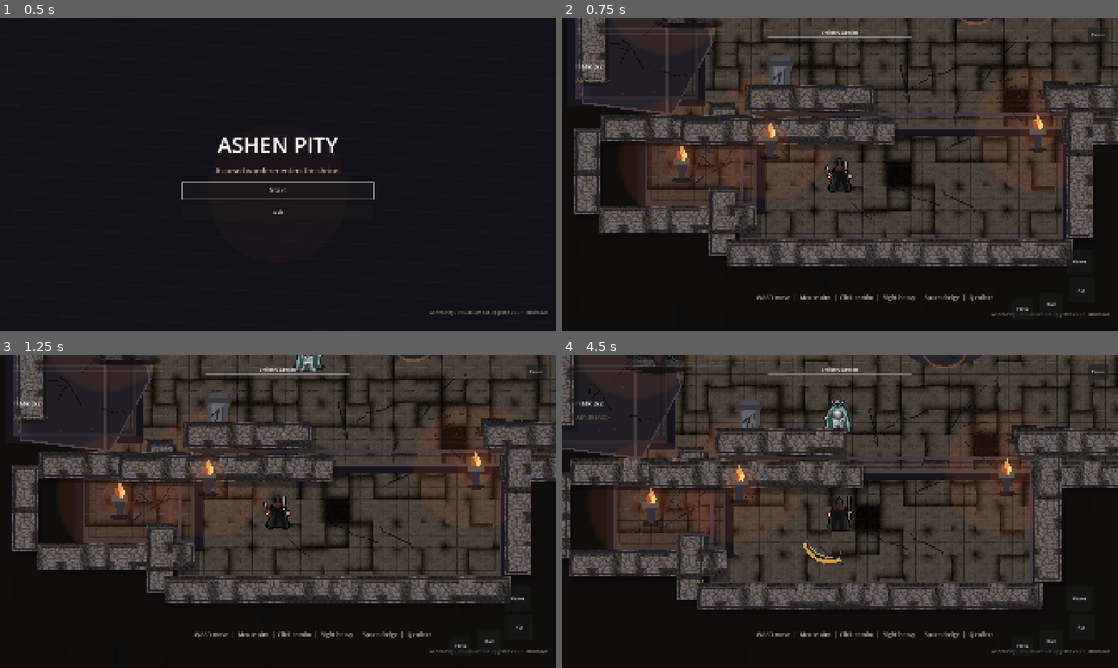
Above: before the commit, frames 1-4 (two rows, left to right).
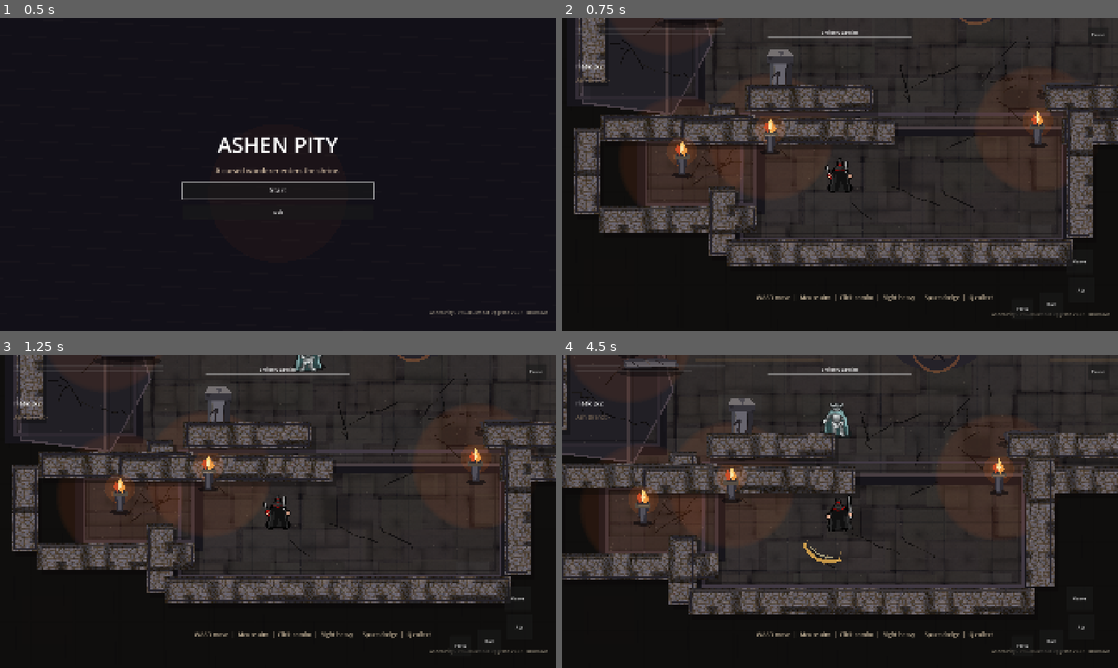
Above: after the commit, the same moments.

Repository: Seifeldin02/AshenPity
Game: Godot game, scene res://scenes/boot/Boot.tscn
Two runs of this game, one before a commit and one after it. Both use one fixed random seed, a clock stepped at 60 frames per second and the inputs below.
Inputs (mouse positions are in pixels of both pictures, inside the frame that each line leads up to):
- Up to frame 1 (0.5 s): no input
- Up to frame 2 (0.75 s): click "Start" at 0.5 s
- Up to frame 3 (1.25 s): no input
- Up to frame 4 (4.5 s): click "Atk" at 1.25 s; move the mouse to (962, 495) at 2.02 s; hold D (move_right) 2.03-2.75 s; tap Q (collect) at 2.1 s; click (962, 495) at 2.17 s; tap Space (dodge) at 2.3 s; drag from (728, 527) to (862, 508) at 2.77 s; move the mouse to (895, 442) at 3.52 s; hold D (move_right) 3.53-4.25 s; right-click (895, 442) at 3.6 s; click (895, 442) at 3.8 s; drag from (812, 574) to (834, 445) at 4.27 s

Frame 1 is identical in both runs. In frame 2, 8.5% of the frame differs, in the area x 3-100%, y 0-71%; in frame 3, 8.5%; in frame 4, 33%, in the area x 0-100%, y 0-83%.

Commit message:
feat: deepen combat feel and naturalize shrine

Diff:
--- a/scripts/autoload/GameBalance.gd
+++ b/scripts/autoload/GameBalance.gd
@@ -2,9 +2,9 @@
 
 const PLAYER_MAX_HEALTH := 100.0
 const PLAYER_MAX_STAMINA := 100.0
-const PLAYER_MOVE_SPEED := 372.0
-const PLAYER_ACCELERATION := 3200.0
-const PLAYER_DECELERATION := 3600.0
+const PLAYER_MOVE_SPEED := 398.0
+const PLAYER_ACCELERATION := 4300.0
+const PLAYER_DECELERATION := 4700.0
 const PLAYER_ATTACK_COST := 18.0
 const PLAYER_HEAVY_COST := 34.0
 const PLAYER_COLLECT_COST := 22.0
@@ -24,18 +24,26 @@
 const PLAYER_COLLECT_WINDUP_TIME := 0.05
 const PLAYER_COLLECT_ACTIVE_TIME := 0.16
 const PLAYER_COLLECT_RECOVERY_TIME := 0.12
-const PLAYER_ATTACK_BUFFER_WINDOW := 0.11
+const PLAYER_ATTACK_BUFFER_WINDOW := 0.13
 const PLAYER_HEAVY_BUFFER_WINDOW := 0.10
-const PLAYER_DODGE_SPEED := 790.0
-const PLAYER_DODGE_TIME := 0.27
-const PLAYER_DODGE_INVULN_TIME := 0.18
+const PLAYER_DODGE_SPEED := 900.0
+const PLAYER_DODGE_TIME := 0.245
+const PLAYER_DODGE_INVULN_TIME := 0.155
 const PLAYER_PERFECT_DODGE_WINDOW := 0.16
-const PLAYER_DODGE_RECOVERY := 0.09
+const PLAYER_DODGE_RECOVERY := 0.065
+const PLAYER_DODGE_CANCEL_AFTER := 0.055
+const PLAYER_DODGE_ATTACK_BUFFER_WINDOW := 0.045
+const PLAYER_PERFECT_DODGE_STAMINA_RESTORE := 18.0
 const PLAYER_HEAL_AMOUNT := 38.0
 const PLAYER_HEAL_TIME := 0.75
-const PLAYER_STAMINA_REGEN := 62.0
-const PLAYER_STAMINA_REGEN_DELAY := 0.30
+const PLAYER_STAMINA_REGEN := 78.0
+const PLAYER_STAMINA_REGEN_DELAY := 0.24
 const PLAYER_HURT_TIME := 0.22
+const COUNTER_HIT_DAMAGE_MULTIPLIER := 1.22
+const COUNTER_HIT_STAGGER_MULTIPLIER := 1.45
+const REAR_HIT_DAMAGE_MULTIPLIER := 1.16
+const REAR_HIT_STAGGER_BONUS := 0.55
+const RECOVERY_PUNISH_STAGGER_BONUS := 0.35
 
 const ENEMY_MAX_HEALTH := 86.0
 const HOUND_MAX_HEALTH := 58.0
@@ -61,7 +69,7 @@
 		"name": "light_1",
 		"windup": 0.07,
 		"active": 0.09,
-		"recovery": 0.13,
+		"recovery": 0.115,
 		"damage": 20.0,
 		"stagger": 1.0,
 		"stamina": 14.0,
@@ -75,7 +83,7 @@
 		"name": "light_2",
 		"windup": 0.08,
 		"active": 0.10,
-		"recovery": 0.15,
+		"recovery": 0.13,
 		"damage": 24.0,
 		"stagger": 1.15,
 		"stamina": 16.0,
@@ -89,7 +97,7 @@
 		"name": "light_3",
 		"windup": 0.10,
 		"active": 0.12,
-		"recovery": 0.21,
+		"recovery": 0.18,
 		"damage": 34.0,
 		"stagger": 1.55,
 		"stamina": 20.0,
@@ -97,7 +105,7 @@
 		"range": 78.0,
 		"width": 108.0,
 		"height": 56.0,
-		"lunge": 190.0
+		"lunge": 215.0
 	}
 ]
 
@@ -105,7 +113,7 @@
 	"name": "heavy",
 	"windup": 0.22,
 	"active": 0.16,
-	"recovery": 0.27,
+	"recovery": 0.24,
 	"damage": 52.0,
 	"stagger": 3.0,
 	"stamina": PLAYER_HEAVY_COST,
@@ -113,7 +121,7 @@
 	"range": 86.0,
 	"width": 116.0,
 	"height": 70.0,
-	"lunge": 105.0
+	"lunge": 135.0
 }
 
 const COLLECT_ATTACK := {
--- a/scripts/enemies/ShrineGuardian.gd
+++ b/scripts/enemies/ShrineGuardian.gd
@@ -41,6 +41,7 @@
 var _died_emitted := false
 var _rng := RandomNumberGenerator.new()
 var _elite_attack_flip := false
+var _ai_time := 0.0
 
 func _ready() -> void:
 	add_to_group("enemies")
@@ -54,6 +55,7 @@
 
 
 func _physics_process(delta: float) -> void:
+	_ai_time += delta
 	if player == null:
 		var players := get_tree().get_nodes_in_group("player")
 		if not players.is_empty():
@@ -84,6 +86,17 @@
 	var stagger := float(hit.get("stagger", 1.0))
 	var knockback_force := float(hit.get("knockback", 180.0))
 	var kind := str(hit.get("kind", "light"))
+	var hit_direction: Vector2 = hit.get("direction", (global_position - source_position).normalized())
+	var is_counter := state == EnemyState.WINDUP
+	var is_rear_hit := hit_direction.length() > 0.01 and hit_direction.normalized().dot(facing.normalized()) > 0.52
+	if is_counter:
+		damage *= GameBalance.COUNTER_HIT_DAMAGE_MULTIPLIER
+		stagger *= GameBalance.COUNTER_HIT_STAGGER_MULTIPLIER
+	if is_rear_hit:
+		damage *= GameBalance.REAR_HIT_DAMAGE_MULTIPLIER
+		stagger += GameBalance.REAR_HIT_STAGGER_BONUS
+	if state == EnemyState.RECOVERY:
+		stagger += GameBalance.RECOVERY_PUNISH_STAGGER_BONUS
 	health = maxf(health - damage, 0.0)
 	health_changed.emit(health, max_health)
 	_stagger_meter += stagger
@@ -94,7 +107,10 @@
 		brand_changed.emit(ash_branded, collect_ready)
 	if visual.has_method("trigger_flash"):
 		visual.trigger_flash()
-	_play_audio("heavy_hit" if kind == "heavy" or kind == "collect" else "light_hit", -7.0)
+	if is_counter or is_rear_hit:
+		_play_audio("armor_hit", -6.5)
+	else:
+		_play_audio("heavy_hit" if kind == "heavy" or kind == "collect" else "light_hit", -7.0)
 	if health <= 0.0:
 		_die()
 	elif _stagger_meter >= float(_config["stagger_threshold"]):
@@ -207,6 +223,12 @@
 	var desired := to_player.normalized() * float(_config["move_speed"])
 	if enemy_kind == "archer" and to_player.length() < 260.0:
 		desired = -to_player.normalized() * float(_config["move_speed"])
+	elif enemy_kind == "guardian" and to_player.length() < 260.0:
+		var tangent := to_player.normalized().orthogonal() * sin(_ai_time * 4.8 + global_position.x * 0.01)
+		desired = (to_player.normalized() + tangent * 0.28).normalized() * float(_config["move_speed"])
+	elif enemy_kind == "hound" and to_player.length() < 190.0:
+		var tangent_hound := to_player.normalized().orthogonal() * signf(sin(_ai_time * 8.0 + global_position.y * 0.02))
+		desired = (to_player.normalized() * 0.85 + tangent_hound * 0.32).normalized() * float(_config["move_speed"])
 	velocity = velocity.move_toward(desired, 760.0 * delta)
 
 
@@ -321,6 +343,7 @@
 	_hit_targets.clear()
 	_knockback = Vector2.ZERO
 	_died_emitted = false
+	_ai_time = 0.0
 	modulate = Color.WHITE
 	attack_area.monitoring = false
 	collision_shape.disabled = false
--- a/scripts/enemies/ShrineGuardianVisual.gd
+++ b/scripts/enemies/ShrineGuardianVisual.gd
@@ -93,8 +93,9 @@
 		_draw_brand()
 	if state_name == "windup":
 		_draw_telegraph()
-	draw_set_transform(Vector2(0, bob), 0.0, Vector2(flip, 1.0))
-	_draw_texture_centered(sprite, Vector2.ZERO, _sprite_scale(), tint)
+	var scale_value := _sprite_scale() * _body_scale()
+	draw_set_transform(Vector2(0, bob), _body_rotation(flip), Vector2(flip * scale_value.x, scale_value.y))
+	_draw_texture_centered(sprite, Vector2.ZERO, Vector2.ONE, tint)
 	draw_set_transform(Vector2.ZERO, 0.0, Vector2.ONE)
 	if state_name == "active":
 		_draw_swing()
@@ -129,12 +130,39 @@
 
 func _bob_offset() -> float:
 	if state_name == "chase" or state_name == "patrol":
-		return sin(_time * 13.0) * (3.0 if enemy_kind != "bell_bearer" else 2.0)
+		var pace := 18.0 if enemy_kind == "hound" else 12.0
+		return sin(_time * pace) * (3.0 if enemy_kind != "bell_bearer" else 2.0)
 	if state_name == "stagger":
 		return sin(_time * 40.0) * 3.0
 	if state_name == "windup":
 		return -3.0
 	return sin(_time * 4.0) * 1.5
+
+
+func _body_rotation(flip: float) -> float:
+	if state_name == "chase" or state_name == "patrol":
+		var pace := 18.0 if enemy_kind == "hound" else 12.0
+		return sin(_time * pace) * (0.040 if enemy_kind == "hound" else 0.024) * flip
+	if state_name == "windup":
+		return -0.10 * flip
+	if state_name == "active":
+		return 0.12 * flip
+	if state_name == "stagger":
+		return sin(_time * 42.0) * 0.09
+	return 0.0
+
+
+func _body_scale() -> Vector2:
+	if state_name == "chase" or state_name == "patrol":
+		var stride: float = abs(sin(_time * (18.0 if enemy_kind == "hound" else 12.0)))
+		return Vector2(1.0 + stride * 0.025, 1.0 - stride * 0.020)
+	if state_name == "windup":
+		return Vector2(0.96, 1.06)
+	if state_name == "active":
+		return Vector2(1.08, 0.95)
+	if state_name == "stagger":
+		return Vector2(1.05, 0.96)
+	return Vector2.ONE
 
 
 func _draw_shadow() -> void:
--- a/scripts/player/PlayerController.gd
+++ b/scripts/player/PlayerController.gd
@@ -30,6 +30,7 @@
 
 var _state_timer := 0.0
 var _state_duration := 0.0
+var _elapsed_in_state := 0.0
 var _regen_delay := 0.0
 var _roll_direction := Vector2.RIGHT
 var _attack_direction := Vector2.RIGHT
@@ -99,6 +100,8 @@
 		return false
 	_perfect_dodge_used = true
 	branded_enemy = enemy
+	stamina = minf(stamina + GameBalance.PLAYER_PERFECT_DODGE_STAMINA_RESTORE, GameBalance.PLAYER_MAX_STAMINA)
+	stamina_changed.emit(stamina, GameBalance.PLAYER_MAX_STAMINA)
 	if enemy.has_method("apply_ash_brand"):
 		enemy.apply_ash_brand(self)
 	collect_ready = enemy.get("collect_ready") if enemy != null else false
@@ -111,6 +114,7 @@
 
 func _tick_state(delta: float, move_input: Vector2) -> void:
 	_state_timer -= delta
+	_elapsed_in_state = maxf(_state_duration - _state_timer, 0.0)
 	match state:
 		PlayerState.IDLE, PlayerState.MOVE:
 			_handle_actions(move_input)
@@ -130,6 +134,9 @@
 				attack_area.monitoring = false
 				_set_state(PlayerState.ATTACK_RECOVERY, float(_current_attack["recovery"]))
 		PlayerState.ATTACK_RECOVERY:
+			if _dodge_pressed() and _elapsed_in_state >= GameBalance.PLAYER_DODGE_CANCEL_AFTER and CombatMathUtil.can_spend_stamina(stamina, GameBalance.PLAYER_DODGE_COST):
+				_start_dodge(move_input)
+				return
 			_capture_attack_buffer()
 			velocity = velocity.move_toward(Vector2.ZERO, GameBalance.PLAYER_DECELERATION * delta)
 			if _state_timer <= 0.0:
@@ -153,6 +160,16 @@
 				_set_state(PlayerState.DODGE_RECOVERY, GameBalance.PLAYER_DODGE_RECOVERY)
 		PlayerState.DODGE_RECOVERY:
 			velocity = velocity.move_toward(Vector2.ZERO, GameBalance.PLAYER_DECELERATION * delta)
+			if _state_timer <= GameBalance.PLAYER_DODGE_ATTACK_BUFFER_WINDOW:
+				if _action_collect_pressed() and _can_start_collect():
+					_start_collect()
+					return
+				if _action_attack_pressed() and _can_start_light():
+					_start_light_attack()
+					return
+				if _action_heavy_pressed() and _can_start_heavy():
+					_start_heavy_attack()
+					return
 			if _state_timer <= 0.0:
 				_set_state(PlayerState.IDLE, 0.0)
 		PlayerState.COLLECT_WINDUP:
@@ -198,17 +215,8 @@
 	if _action_attack_pressed() and _can_start_light():
 		_start_light_attack()
 		return
-	if (Input.is_action_just_pressed("dodge") or InputRouter.consume_dodge()) and CombatMathUtil.can_spend_stamina(stamina, GameBalance.PLAYER_DODGE_COST):
-		stamina = CombatMathUtil.spend_stamina(stamina, GameBalance.PLAYER_DODGE_COST)
-		_regen_delay = GameBalance.PLAYER_STAMINA_REGEN_DELAY
-		stamina_changed.emit(stamina, GameBalance.PLAYER_MAX_STAMINA)
-		_roll_direction = move_input.normalized() if move_input.length() > 0.05 else facing
-		invulnerable = true
-		_perfect_dodge_used = false
-		dust.emitting = true
-		dust.restart()
-		_play_audio("dodge", -12.0)
-		_set_state(PlayerState.DODGE, GameBalance.PLAYER_DODGE_TIME)
+	if _dodge_pressed() and CombatMathUtil.can_spend_stamina(stamina, GameBalance.PLAYER_DODGE_COST):
+		_start_dodge(move_input)
 		return
 	if (Input.is_action_just_pressed("flask") or InputRouter.consume_flask()) and flask_charges > 0 and health < GameBalance.PLAYER_MAX_HEALTH:
 		flask_charges -= 1
@@ -240,6 +248,10 @@
 	return Input.is_action_just_pressed("collect") or InputRouter.consume_collect()
 
 
+func _dodge_pressed() -> bool:
+	return Input.is_action_just_pressed("dodge") or InputRouter.consume_dodge()
+
+
 func _can_start_light() -> bool:
 	var next := _next_combo_index()
 	return CombatMathUtil.can_spend_stamina(stamina, float(GameBalance.LIGHT_COMBO[next]["stamina"]))
@@ -271,6 +283,20 @@
 	_combo_index = 0
 	_combo_timer = 0.0
 	_start_attack(GameBalance.HEAVY_ATTACK, "heavy")
+
+
+func _start_dodge(move_input: Vector2) -> void:
+	stamina = CombatMathUtil.spend_stamina(stamina, GameBalance.PLAYER_DODGE_COST)
+	_regen_delay = GameBalance.PLAYER_STAMINA_REGEN_DELAY
+	stamina_changed.emit(stamina, GameBalance.PLAYER_MAX_STAMINA)
+	_roll_direction = move_input.normalized() if move_input.length() > 0.05 else facing
+	invulnerable = true
+	_perfect_dodge_used = false
+	attack_area.monitoring = false
+	dust.emitting = true
+	dust.restart()
+	_play_audio("dodge", -12.0)
+	_set_state(PlayerState.DODGE, GameBalance.PLAYER_DODGE_TIME)
 
 
 func _start_attack(attack_data: Dictionary, _kind: String) -> void:
@@ -344,6 +370,7 @@
 			"stagger": float(_current_attack["stagger"]),
 			"knockback": float(_current_attack["knockback"]),
 			"kind": hit_kind,
+			"direction": _attack_direction,
 			"source": self
 		}
 		body.take_combat_hit(hit, global_position)
--- a/scripts/player/PlayerVisual.gd
+++ b/scripts/player/PlayerVisual.gd
@@ -53,8 +53,10 @@
 		_draw_dodge_afterimages(flip, tint)
 	if attack_alpha > 0.0:
 		_draw_slash()
-	draw_set_transform(Vector2(0, bob), 0.0, Vector2(flip, 1.0))
-	_draw_texture_centered(frame, Vector2.ZERO, Vector2(1.0, 1.0), tint)
+	var body_rotation := _body_rotation(flip)
+	var body_scale := _body_scale()
+	draw_set_transform(Vector2(0, bob), body_rotation, Vector2(flip * body_scale.x, body_scale.y))
+	_draw_texture_centered(frame, Vector2.ZERO, Vector2.ONE, tint)
 	if state_name == "idle" or state_name == "move":
 		_draw_texture_centered(_sprites["weapon"], Vector2(28, -10), Vector2(0.58, 0.58), Color.WHITE)
 	draw_set_transform(Vector2.ZERO, 0.0, Vector2.ONE)
@@ -76,12 +78,40 @@
 
 func _bob_offset() -> float:
 	if state_name == "move":
-		return sin(_time * 16.0) * 3.0
+		return sin(_time * 18.0) * 3.2
 	if state_name == "dodge":
 		return -5.0
 	if state_name.begins_with("collect"):
 		return -4.0
 	return sin(_time * 5.0) * 1.5
+
+
+func _body_rotation(flip: float) -> float:
+	if state_name == "move":
+		return sin(_time * 18.0) * 0.035 * flip
+	if state_name.ends_with("_windup"):
+		return -0.10 * flip
+	if state_name.ends_with("_active"):
+		return 0.08 * flip
+	if state_name.begins_with("collect"):
+		return 0.11 * flip
+	if state_name == "hurt":
+		return sin(_time * 46.0) * 0.06
+	return 0.0
+
+
+func _body_scale() -> Vector2:
+	if state_name == "move":
+		return Vector2(1.0 + abs(sin(_time * 18.0)) * 0.025, 1.0 - abs(sin(_time * 18.0)) * 0.018)
+	if state_name == "dodge":
+		return Vector2(1.12, 0.88)
+	if state_name.ends_with("_windup"):
+		return Vector2(0.96, 1.05)
+	if state_name.ends_with("_active"):
+		return Vector2(1.08, 0.96)
+	if state_name.begins_with("collect"):
+		return Vector2(1.13, 0.94)
+	return Vector2.ONE
 
 
 func _draw_slash() -> void:
--- a/scripts/world/ShrineProp.gd
+++ b/scripts/world/ShrineProp.gd
@@ -1,6 +1,15 @@
 extends Node2D
 
 @export var kind := "pillar"
+
+var _textures := {}
+
+func _ready() -> void:
+	_textures = {
+		"pillar": _load_texture("res://assets/environment/upgrade/broken_pillar.png"),
+		"torch": _load_texture("res://assets/environment/upgrade/torch_brazier.png"),
+	}
+
 
 func _draw() -> void:
 	if kind == "torch":
@@ -10,7 +19,10 @@
 
 
 func _draw_pillar() -> void:
-	draw_colored_polygon(_ellipse_points(Vector2(0, 156), 43.0, 13.0), Color(0.03, 0.025, 0.03, 0.55))
+	var texture: Texture2D = _textures.get("pillar")
+	if texture != null:
+		_draw_texture_centered(texture, Vector2(0, 36), Vector2.ONE, Color.WHITE)
+		return
 	var outer := PackedVector2Array([
 		Vector2(-25, -12), Vector2(-12, -26), Vector2(18, -26), Vector2(31, -12),
 		Vector2(24, 103), Vector2(0, 114), Vector2(-26, 103)
@@ -28,13 +40,22 @@
 
 
 func _draw_torch() -> void:
-	draw_colored_polygon(_ellipse_points(Vector2(0, 65), 31.0, 8.0), Color(0.03, 0.025, 0.03, 0.55))
-	draw_circle(Vector2.ZERO, 56.0, Color(0.95, 0.42, 0.15, 0.10))
-	draw_colored_polygon(PackedVector2Array([Vector2(-18, 7), Vector2(18, 7), Vector2(10, 60), Vector2(-10, 60)]), Color("#363238"))
-	draw_rect(Rect2(-26, -4, 52, 18), Color("#61544a"))
-	draw_colored_polygon(PackedVector2Array([Vector2(0, -50), Vector2(14, -19), Vector2(2, 4), Vector2(-10, -19)]), Color("#e2a24d"))
-	draw_colored_polygon(PackedVector2Array([Vector2(-12, -30), Vector2(2, -12), Vector2(-5, 5), Vector2(-17, -13)]), Color("#b94f2d"))
-	draw_colored_polygon(PackedVector2Array([Vector2(9, -28), Vector2(18, -12), Vector2(7, 5), Vector2(2, -12)]), Color("#ffd283"))
+	var texture: Texture2D = _textures.get("torch")
+	if texture != null:
+		_draw_texture_centered(texture, Vector2.ZERO, Vector2(0.82, 0.82), Color.WHITE)
+		return
+
+
+func _draw_texture_centered(texture: Texture2D, offset: Vector2, scale_value: Vector2, tint: Color) -> void:
+	var size := texture.get_size() * scale_value
+	draw_texture_rect(texture, Rect2(offset - size * 0.5, size), false, tint)
+
+
+func _load_texture(path: String) -> Texture2D:
+	var image := Image.load_from_file(ProjectSettings.globalize_path(path))
+	if image == null:
+		return null
+	return ImageTexture.create_from_image(image)
 
 
 func _ellipse_points(center: Vector2, radius_x: float, radius_y: float) -> PackedVector2Array:
--- a/scripts/world/ShrineRouteLayer.gd
+++ b/scripts/world/ShrineRouteLayer.gd
@@ -7,12 +7,14 @@
 var _rng := RandomNumberGenerator.new()
 var _cracks: Array[PackedVector2Array] = []
 var _ash: Array[Vector2] = []
+var _floor_cells: Array[Dictionary] = []
 var _textures := {}
 
 func _ready() -> void:
 	_rng.seed = 1717
 	_load_textures()
 	_build_marks()
+	_build_floor_cells()
 	queue_redraw()
 
 
@@ -74,31 +76,24 @@
 
 
 func _draw_room_floor(room: Rect2) -> void:
-	var tile := 80.0
-	var start_x: float = floor(room.position.x / tile) * tile
-	var end_x: float = room.end.x
-	var start_y: float = floor(room.position.y / tile) * tile
-	var end_y: float = room.end.y
 	var base_tint := Color(0.70, 0.66, 0.64, 0.82)
 	if room == Route.ALTAR:
 		base_tint = Color(0.82, 0.72, 0.66, 0.90)
 	elif room == Route.SIDE_ALCOVE or room == Route.LEFT_SIDE_PATH or room == Route.RIGHT_SIDE_PATH:
 		base_tint = Color(0.58, 0.55, 0.58, 0.82)
 	draw_rect(room.grow(24.0), Color("#17151b"))
-	_draw_tiled_texture(_textures.get("floor_a"), room, base_tint)
-	var y: float = start_y
-	while y < end_y:
-		var x: float = start_x
-		while x < end_x:
-			var rect := Rect2(x, y, tile, tile).intersection(room)
-			if rect.size.x > 1.0 and rect.size.y > 1.0:
-				var hash := int(abs(x * 3.0 + y * 7.0)) % 5
-				var overlay := 0.035 + float(hash) * 0.007
-				draw_rect(rect, Color(overlay, overlay * 0.92, overlay * 0.84, 0.16))
-				if hash == 0:
-					draw_rect(rect.grow(-6.0), Color(0.95, 0.78, 0.48, 0.035), false, 2.0)
-			x += tile
-		y += tile
+	_draw_tiled_texture(_textures.get("floor_a"), room, Color(base_tint.r, base_tint.g, base_tint.b, 0.28))
+	for cell in _floor_cells:
+		if cell["room"] != room:
+			continue
+		var rect: Rect2 = cell["rect"]
+		draw_rect(rect, cell["color"])
+		draw_rect(rect.grow(-2.0), Color(0.02, 0.018, 0.020, 0.075), false, 1.0)
+		if bool(cell["worn"]):
+			_draw_tiled_texture(_textures.get("floor_c"), rect, Color(0.72, 0.68, 0.60, 0.055))
+	for i in 3:
+		var band_y := room.position.y + room.size.y * (0.28 + float(i) * 0.20)
+		draw_line(Vector2(room.position.x + 25, band_y), Vector2(room.end.x - 25, band_y + sin(float(i) * 1.8) * 18.0), Color(0.50, 0.42, 0.32, 0.022), 18.0)
 
 
 func _draw_room_trim(room: Rect2, color: Color) -> void:
@@ -178,6 +173,36 @@
 		_ash.append(room.position + Vector2(_rng.randf_range(0.0, room.size.x), _rng.randf_range(0.0, room.size.y)))
 
 
+func _build_floor_cells() -> void:
+	_floor_cells.clear()
+	var floor_rng := RandomNumberGenerator.new()
+	floor_rng.seed = 42111
+	for room in Route.ROOMS:
+		var y: float = room.position.y
+		while y < room.end.y - 12.0:
+			var row_height: float = floor_rng.randf_range(68.0, 118.0)
+			var x: float = room.position.x
+			while x < room.end.x - 12.0:
+				var width: float = floor_rng.randf_range(72.0, 132.0)
+				var jitter := Vector2(floor_rng.randf_range(-7.0, 7.0), floor_rng.randf_range(-5.0, 5.0))
+				var rect := Rect2(Vector2(x, y) + jitter, Vector2(width, row_height)).intersection(room.grow(-8.0))
+				if rect.size.x > 20.0 and rect.size.y > 20.0:
+					var shade: float = floor_rng.randf_range(0.19, 0.255)
+					var warm: float = floor_rng.randf_range(-0.006, 0.010)
+					if room == Route.ALTAR:
+						warm += 0.010
+					elif room == Route.SIDE_ALCOVE or room == Route.LEFT_SIDE_PATH or room == Route.RIGHT_SIDE_PATH:
+						shade *= 0.88
+					_floor_cells.append({
+						"room": room,
+						"rect": rect,
+						"color": Color(shade + warm, shade * floor_rng.randf_range(0.92, 0.98), shade * floor_rng.randf_range(0.86, 0.94), 0.46),
+						"worn": floor_rng.randf() < 0.18
+					})
+				x += width + floor_rng.randf_range(-8.0, 12.0)
+			y += row_height + floor_rng.randf_range(-8.0, 12.0)
+
+
 func _load_textures() -> void:
 	_textures = {
 		"floor_a": _load_texture("res://assets/environment/upgrade/floor_stone_a.png"),
--- a/scripts/world/ShrineWallVisual.gd
+++ b/scripts/world/ShrineWallVisual.gd
@@ -5,10 +5,12 @@
 
 var _wall_texture: Texture2D
 var _brick_texture: Texture2D
+var _broken_wall_texture: Texture2D
 
 func _ready() -> void:
 	_wall_texture = _load_texture("res://assets/environment/upgrade/wall_stone_a.png")
 	_brick_texture = _load_texture("res://assets/environment/upgrade/wall_brick.png")
+	_broken_wall_texture = _load_texture("res://assets/environment/upgrade/broken_wall_chunk.png")
 
 
 func _draw() -> void:
@@ -37,6 +39,10 @@
 
 
 func _draw_broken_wall() -> void:
+	if _broken_wall_texture != null:
+		var scale := Vector2(size.x / maxf(_broken_wall_texture.get_width(), 1.0), size.y / maxf(_broken_wall_texture.get_height(), 1.0)) * 1.18
+		_draw_texture_centered(_broken_wall_texture, Vector2.ZERO, scale, Color.WHITE)
+		return
 	draw_colored_polygon(_ellipse(Vector2(0, 27), size.x * 0.52, 10.0), Color(0.02, 0.016, 0.02, 0.38))
 	var left := Rect2(-size.x * 0.5, -size.y * 0.5, size.x * 0.43, size.y)
 	var right := Rect2(size.x * 0.06, -size.y * 0.42, size.x * 0.43, size.y * 0.86)
@@ -70,6 +76,11 @@
 	return ImageTexture.create_from_image(image)
 
 
+func _draw_texture_centered(texture: Texture2D, offset: Vector2, scale_value: Vector2, tint: Color) -> void:
+	var size_value := texture.get_size() * scale_value
+	draw_texture_rect(texture, Rect2(offset - size_value * 0.5, size_value), false, tint)
+
+
 func _ellipse(center: Vector2, radius_x: float, radius_y: float) -> PackedVector2Array:
 	var points := PackedVector2Array()
 	for i in 28:
Binary file added: assets/environment/upgrade/broken_pillar.png
Binary file added: assets/environment/upgrade/broken_wall_chunk.png
Binary file added: assets/environment/upgrade/torch_brazier.png
Not shown, changed: README.md
Not shown, changed: docs/ASSET_CREDITS.md
Not shown, changed: docs/DEVLOG.md
Not shown, changed: docs/EDITING_GUIDE.md
Not shown, changed: docs/FILE_MAP.md
